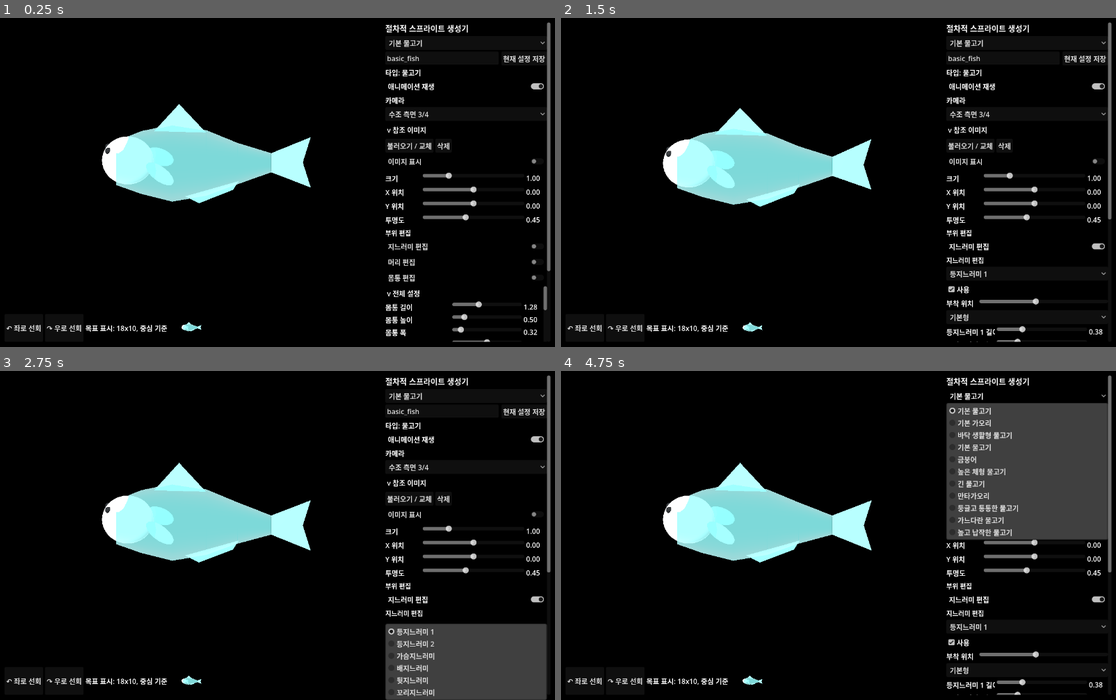
Above: before the commit, frames 1-4 (two rows, left to right).
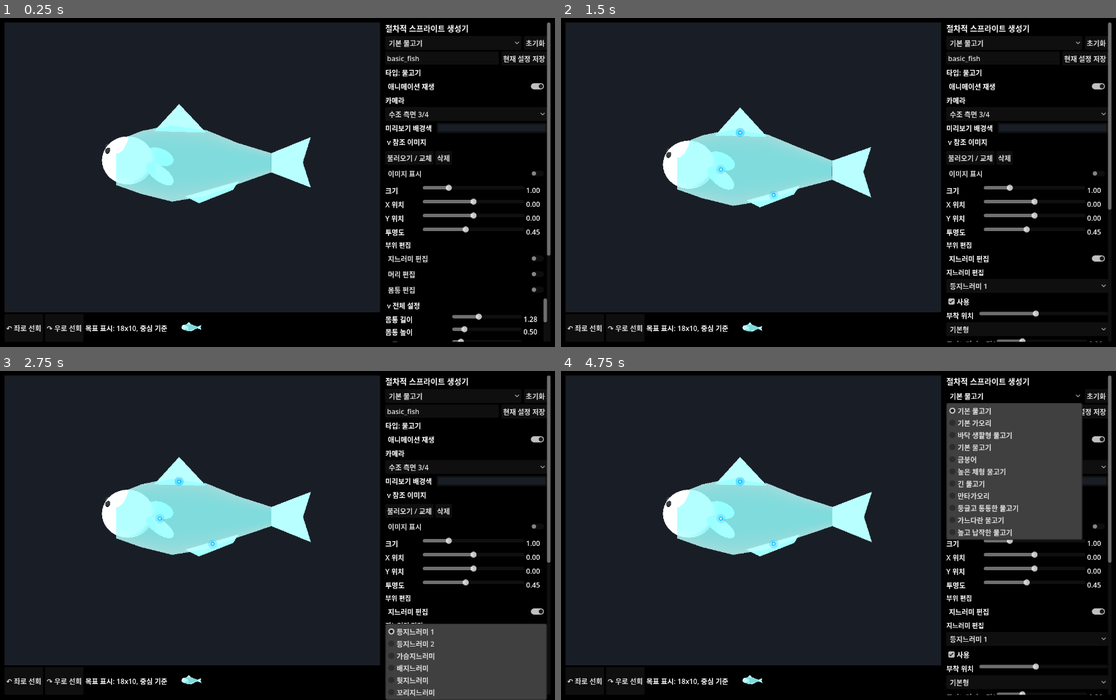
Above: after the commit, the same moments.

Repository: currywhaleshark/aquarium_sprite_mock-up_generator
Game: Godot game, scene res://scenes/Main.tscn
The game is run twice, just before and just after one commit, with the same random seed, the same clock (stepped at 60 frames per second) and the same inputs.
Inputs (mouse positions are in pixels of both pictures, inside the frame that each line leads up to):
- Up to frame 1 (0.25 s): no input
- Up to frame 2 (1.5 s): click (1093, 44) at 0.5 s, where only the run after the commit has a clickable "초기화"; click "지느러미 편집" at 1.25 s
- Up to frame 3 (2.75 s): click "등지느러미 1" at 2 s
- Up to frame 4 (4.75 s): click "↶ 좌로 선회" at 2.75 s; click "↷ 우로 선회" at 3.5 s; click "기본 물고기" at 4.25 s

The runs differ from the first frame. In frame 1, 57% of the frame differs, in the area x 0-100%, y 1-99%; in frame 2, 57%; in frame 3, 58%; in frame 4, 59%.

Commit message:
feat: implement interactive 2D drag handles, shortcuts, preset reset, in-place UI updating, controls help, and preview background color selector

Diff:
--- /dev/null
+++ b/scripts/ui/DragHandlesOverlay.gd
@@ -0,0 +1,140 @@
+class_name DragHandlesOverlay
+extends Control
+
+const PICK_RADIUS_PX := 28.0
+
+var camera: Camera3D
+var fish: FishRig
+var fin_drag_controller: Node
+
+var draw_fins := false
+var draw_head := false
+
+var hovered_handle := ""
+
+func _ready() -> void:
+	mouse_filter = Control.MOUSE_FILTER_IGNORE
+	# Use process to trigger redraws so we animate smoothly with the fish
+	set_process(true)
+
+func _process(_delta: float) -> void:
+	if not visible:
+		return
+	_update_hovered_handle()
+	queue_redraw()
+
+func _update_hovered_handle() -> void:
+	hovered_handle = ""
+	if camera == null or fish == null or not (draw_fins or draw_head):
+		return
+
+	var mouse_pos := get_local_mouse_position()
+	var points := fish.get_drag_handles()
+	var best_distance := PICK_RADIUS_PX
+
+	# Determine scale factor between viewport size and container size
+	var scale_factor := Vector2.ONE
+	if camera.get_viewport():
+		var vp_size: Vector2 = Vector2(camera.get_viewport().size)
+		if vp_size.x > 0 and vp_size.y > 0:
+			scale_factor = size / vp_size
+
+	for handle_id in points.keys():
+		if not _should_draw_handle(handle_id):
+			continue
+		var world_pos: Vector3 = points[handle_id]
+		var screen_pos := camera.unproject_position(world_pos) * scale_factor
+		var distance := screen_pos.distance_to(mouse_pos)
+		if distance < best_distance:
+			best_distance = distance
+			hovered_handle = String(handle_id)
+
+func _should_draw_handle(handle_id: String) -> bool:
+	if handle_id.begins_with("eye"):
+		return draw_head
+	else:
+		return draw_fins
+
+func _draw() -> void:
+	if camera == null or fish == null or not (draw_fins or draw_head):
+		return
+
+	var font := get_theme_font("font")
+	var font_size := 12
+
+	var points := fish.get_drag_handles()
+	var scale_factor := Vector2.ONE
+	if camera.get_viewport():
+		var vp_size: Vector2 = Vector2(camera.get_viewport().size)
+		if vp_size.x > 0 and vp_size.y > 0:
+			scale_factor = size / vp_size
+
+	var selected_handle: String = String(fin_drag_controller.get("selected_handle") if fin_drag_controller else "")
+
+	for handle_id in points.keys():
+		if not _should_draw_handle(handle_id):
+			continue
+
+		var world_pos: Vector3 = points[handle_id]
+		var screen_pos := camera.unproject_position(world_pos) * scale_factor
+
+		# Determine colors and sizes
+		var is_hovered: bool = (handle_id == hovered_handle)
+		var is_selected: bool = (handle_id == selected_handle)
+
+		var outer_radius := 11.0
+		var inner_radius := 5.0
+		var main_color := Color(0.1, 0.75, 1.0, 0.8) # Neon Cyan
+		var outer_color := Color(0.1, 0.75, 1.0, 0.25)
+
+		if is_selected:
+			main_color = Color(1.0, 0.45, 0.0, 0.95) # Neon Orange
+			outer_color = Color(1.0, 0.45, 0.0, 0.35)
+			outer_radius = 13.0
+			inner_radius = 6.0
+		elif is_hovered:
+			main_color = Color(0.15, 0.9, 0.4, 0.9) # Neon Green
+			outer_color = Color(0.15, 0.9, 0.4, 0.3)
+			outer_radius = 12.0
+			inner_radius = 5.5
+
+		# Draw outer glow circle
+		draw_circle(screen_pos, outer_radius, outer_color)
+		# Draw inner solid circle
+		draw_circle(screen_pos, inner_radius, main_color)
+		# Draw white center dot
+		draw_circle(screen_pos, 2.0, Color.WHITE)
+		# Draw outer ring border
+		draw_arc(screen_pos, outer_radius, 0.0, TAU, 16, Color(1, 1, 1, 0.5 if is_hovered or is_selected else 0.2), 1.0)
+
+		# Tooltip text when hovered or selected
+		if is_hovered or is_selected:
+			var label_text := _get_handle_label(handle_id)
+			var text_size: Vector2 = font.get_string_size(label_text, HORIZONTAL_ALIGNMENT_LEFT, -1, font_size)
+			var text_pos := screen_pos + Vector2(15, 4)
+
+			# Draw background capsule for text readability
+			var rect := Rect2(text_pos - Vector2(6, 16), text_size + Vector2(12, 6))
+			draw_rect(rect, Color(0, 0, 0, 0.7), true, 4.0)
+			draw_rect(rect, main_color, false, 1.0, 4.0)
+
+			# Draw text
+			draw_string(font, text_pos, label_text, HORIZONTAL_ALIGNMENT_LEFT, -1, font_size, Color.WHITE)
+
+func _get_handle_label(handle_id: String) -> String:
+	match handle_id:
+		"eye_l":
+			return "왼쪽 눈"
+		"eye_r":
+			return "오른쪽 눈"
+		"pectoral":
+			return "가슴지느러미"
+		"pelvic":
+			return "배지느러미"
+		"anal":
+			return "뒷지느러미"
+		"dorsal", "dorsal_1":
+			return "등지느러미 1"
+		"dorsal_2":
+			return "등지느러미 2"
+	return handle_id.capitalize()
--- a/scripts/ui/FinEditorPanel.gd
+++ b/scripts/ui/FinEditorPanel.gd
@@ -156,11 +156,23 @@
 	var attach_key := _attach_key(selected_slot)
 	attach_slider.editable = attach_key != ""
 	attach_slider.value = float(parameters.get(attach_key, _default_attach(selected_slot))) if attach_key != "" else 0.5
-	shape_option.clear()
+
 	var shapes: Array = SHAPES.get(selected_slot, ["single"])
-	for shape in shapes:
-		shape_option.add_item(UiText.option(String(shape)))
-		shape_option.set_item_metadata(shape_option.item_count - 1, String(shape))
+	var shape_items_match := true
+	if shape_option.item_count != shapes.size():
+		shape_items_match = false
+	else:
+		for i in range(shapes.size()):
+			if String(shape_option.get_item_metadata(i)) != String(shapes[i]):
+				shape_items_match = false
+				break
+
+	if not shape_items_match:
+		shape_option.clear()
+		for shape in shapes:
+			shape_option.add_item(UiText.option(String(shape)))
+			shape_option.set_item_metadata(shape_option.item_count - 1, String(shape))
+
 	var current_shape := String(parameters.get(_shape_key(selected_slot), shapes[0]))
 	for i in shape_option.item_count:
 		if String(shape_option.get_item_metadata(i)) == current_shape:
@@ -172,9 +184,7 @@
 func _rebuild_numeric_controls() -> void:
 	if numeric_container == null:
 		return
-	for child in numeric_container.get_children():
-		child.queue_free()
-	numeric_sliders.clear()
+
 	var slot_keys: Dictionary = NUMERIC_KEYS.get(selected_slot, {}).duplicate()
 	var current_shape := String(parameters.get(_shape_key(selected_slot), ""))
 	if current_shape == "bezier":
@@ -184,8 +194,29 @@
 		slot_keys[prefix + "p2_x"] = {"min": -1.0, "max": 1.0, "step": 0.01, "fallback": 0.25}
 		slot_keys[prefix + "p2_y"] = {"min": 0.0, "max": 2.0, "step": 0.01, "fallback": 1.0}
 
-	for key in slot_keys.keys():
-		_add_numeric_row(String(key), slot_keys[key])
+	var match_exact := true
+	if numeric_sliders.size() != slot_keys.size():
+		match_exact = false
+	else:
+		for key in slot_keys.keys():
+			if not numeric_sliders.has(key):
+				match_exact = false
+				break
+
+	if match_exact:
+		for key in slot_keys.keys():
+			var widgets: Dictionary = numeric_sliders[key]
+			var slider := widgets["slider"] as HSlider
+			var label := widgets["label"] as Label
+			var value := _numeric_value(String(key), slot_keys[key])
+			slider.value = value
+			label.text = "%.2f" % value
+	else:
+		for child in numeric_container.get_children():
+			child.queue_free()
+		numeric_sliders.clear()
+		for key in slot_keys.keys():
+			_add_numeric_row(String(key), slot_keys[key])
 
 func _add_numeric_row(key: String, config: Dictionary) -> void:
 	var widgets := UiRows.add_labeled_slider(numeric_container, UiText.parameter(key), {
--- a/scripts/ui/FishFinDragController.gd
+++ b/scripts/ui/FishFinDragController.gd
@@ -87,14 +87,21 @@
 		_release()
 
 func _handle_mouse_motion(event: InputEventMouseMotion) -> void:
-	if selected_handle == "":
-		return
-	_drag_live(selected_handle, event.relative)
-	input_control.accept_event()
+	if selected_handle != "":
+		_drag_live(selected_handle, event.relative)
+		input_control.accept_event()
+	else:
+		var hover := _pick_handle(event.position)
+		if hover != "":
+			input_control.mouse_default_cursor_shape = Control.CURSOR_POINTING_HAND
+		else:
+			input_control.mouse_default_cursor_shape = Control.CURSOR_ARROW
 
 func _release() -> void:
 	selected_handle = ""
 	_set_camera_suppressed(false)
+	if input_control:
+		input_control.mouse_default_cursor_shape = Control.CURSOR_ARROW
 
 func _set_camera_suppressed(value: bool) -> void:
 	if camera_controller and camera_controller.has_method("set_drag_suppressed"):
--- a/scripts/ui/Main.gd
+++ b/scripts/ui/Main.gd
@@ -16,6 +16,7 @@
 const CameraPresetScript := preload("res://scripts/render/CameraPreset.gd")
 const BodyProfileScript := preload("res://scripts/creature/BodyProfile.gd")
 const UiText := preload("res://scripts/ui/UiText.gd")
+const DragHandlesOverlayScript := preload("res://scripts/ui/DragHandlesOverlay.gd")
 
 const TURN_PREVIEW_DURATION := 0.45
 
@@ -28,6 +29,8 @@
 var camera: Camera3D
 var camera_controller: Node
 var fin_drag_controller: Node
+var drag_handles_overlay: Control
+var preview_bg: ColorRect
 var world_root: Node3D
 var current_rig: CreatureRig
 var presets: Array[Dictionary] = []
@@ -91,6 +94,12 @@
 	preview_stack.resized.connect(_update_reference_overlay_transform)
 	preview_column.add_child(preview_stack)
 
+	preview_bg = ColorRect.new()
+	preview_bg.name = "PreviewBg"
+	preview_bg.color = Color(0.1, 0.12, 0.15, 1.0)
+	preview_bg.set_anchors_and_offsets_preset(Control.PRESET_FULL_RECT)
+	preview_stack.add_child(preview_bg)
+
 	viewport_container = SubViewportContainer.new()
 	viewport_container.name = "ViewportContainer"
 	viewport_container.stretch = true
@@ -106,6 +115,12 @@
 	viewport.transparent_bg = true
 	viewport.render_target_update_mode = SubViewport.UPDATE_ALWAYS
 	viewport_container.add_child(viewport)
+
+	drag_handles_overlay = DragHandlesOverlayScript.new()
+	drag_handles_overlay.name = "DragHandlesOverlay"
+	drag_handles_overlay.set_anchors_and_offsets_preset(Control.PRESET_FULL_RECT)
+	drag_handles_overlay.visible = false
+	preview_stack.add_child(drag_handles_overlay)
 
 	reference_overlay = TextureRect.new()
 	reference_overlay.name = "ReferenceImageOverlay"
@@ -153,9 +168,21 @@
 	title.add_theme_font_size_override("font_size", 18)
 	side.add_child(title)
 
+	var preset_row := HBoxContainer.new()
+	preset_row.add_theme_constant_override("separation", 6)
+	side.add_child(preset_row)
+
 	preset_option = OptionButton.new()
+	preset_option.size_flags_horizontal = Control.SIZE_EXPAND_FILL
 	preset_option.item_selected.connect(_load_preset)
-	side.add_child(preset_option)
+	preset_row.add_child(preset_option)
+
+	var reset_preset_button := Button.new()
+	reset_preset_button.text = "초기화"
+	reset_preset_button.pressed.connect(func() -> void:
+		_load_preset(preset_option.selected)
+	)
+	preset_row.add_child(reset_preset_button)
 
 	var preset_save_row := HBoxContainer.new()
 	preset_save_row.add_theme_constant_override("separation", 6)
@@ -191,6 +218,24 @@
 	)
 	side.add_child(controls)
 
+	var bg_color_row := HBoxContainer.new()
+	bg_color_row.add_theme_constant_override("separation", 6)
+	side.add_child(bg_color_row)
+
+	var bg_label := Label.new()
+	bg_label.text = "미리보기 배경색"
+	bg_label.custom_minimum_size = Vector2(112, 0)
+	bg_color_row.add_child(bg_label)
+
+	var bg_picker := ColorPickerButton.new()
+	bg_picker.color = Color(0.1, 0.12, 0.15, 1.0)
+	bg_picker.size_flags_horizontal = Control.SIZE_EXPAND_FILL
+	bg_picker.color_changed.connect(func(color: Color) -> void:
+		if preview_bg:
+			preview_bg.color = color
+	)
+	bg_color_row.add_child(bg_picker)
+
 	reference_image_panel = ReferenceImagePanelScript.new()
 	reference_image_panel.reference_changed.connect(func(settings: Dictionary) -> void:
 		_on_reference_image_changed(settings)
@@ -254,6 +299,38 @@
 	export_panel = ExportPanelScript.new()
 	export_panel.export_requested.connect(_export_current)
 	side.add_child(export_panel)
+
+	var help_title := Button.new()
+	help_title.text = "> 조작 도움말"
+	help_title.toggle_mode = true
+	help_title.alignment = HORIZONTAL_ALIGNMENT_LEFT
+	side.add_child(help_title)
+
+	var help_body := VBoxContainer.new()
+	help_body.visible = false
+	help_body.add_theme_constant_override("separation", 2)
+	side.add_child(help_body)
+
+	help_title.toggled.connect(func(opened: bool) -> void:
+		help_body.visible = opened
+		help_title.text = "%s 조작 도움말" % ["v" if opened else ">"]
+	)
+
+	var help_items := [
+		"마우스 좌클릭 드래그: 카메라 회전 / 드래그 핸들 이동",
+		"마우스 휠클릭 드래그: 카메라 평행 이동 (Pan)",
+		"마우스 휠 스크롤: 카메라 줌 (Zoom)",
+		"Space 키: 애니메이션 재생 / 일시정지",
+		"R 키: 카메라 뷰 방향/줌 초기화",
+		"1, 2, 3 키: 편집 모드 전환 (1:몸통, 2:지느러미, 3:머리)",
+		"Shift 키 누른 채 드래그: 슬라이더 값 미세 조절"
+	]
+	for item in help_items:
+		var item_label := Label.new()
+		item_label.text = "• " + item
+		item_label.autowrap_mode = TextServer.AUTOWRAP_WORD_SMART
+		item_label.add_theme_font_size_override("font_size", 11)
+		help_body.add_child(item_label)
 
 func _build_preview_world() -> void:
 	world_root = Node3D.new()
@@ -286,6 +363,9 @@
 	fin_drag_controller.call("bind_camera", camera)
 	fin_drag_controller.call("bind_camera_controller", camera_controller)
 	fin_drag_controller.call("bind_input_control", viewport_container)
+	if drag_handles_overlay:
+		drag_handles_overlay.camera = camera
+		drag_handles_overlay.fin_drag_controller = fin_drag_controller
 	fin_drag_controller.parameters_changed.connect(func(parameters: Dictionary) -> void:
 		_apply_parameters_from_editor(parameters)
 	)
@@ -406,6 +486,9 @@
 	if _is_fish():
 		fin_drag_controller.call("bind_fish", current_rig)
 		fin_drag_controller.call("set_enabled", true)
+		if drag_handles_overlay:
+			drag_handles_overlay.fish = current_rig as FishRig
+			_update_overlay_visibility()
 		if fin_edit_toggle:
 			fin_edit_toggle.disabled = false
 		if head_edit_toggle:
@@ -415,6 +498,9 @@
 	else:
 		fin_drag_controller.call("bind_fish", null)
 		fin_drag_controller.call("set_enabled", false)
+		if drag_handles_overlay:
+			drag_handles_overlay.fish = null
+			_update_overlay_visibility()
 		var fish_rig := current_rig as FishRig
 		if fish_rig:
 			fish_rig.set_ring_editor_enabled(false)
@@ -554,6 +640,7 @@
 	if current_rig:
 		current_rig.rotation_degrees.y = 0.0
 		_set_turn_preview_parameters(0.0, 1)
+	_apply_camera()
 
 func _start_preview_turn(step: int) -> void:
 	if current_rig == null:
@@ -629,6 +716,9 @@
 		fish_rig.set_ring_editor_enabled(false)
 	if enabled:
 		_select_exclusive_edit_toggle(fin_edit_toggle)
+	if drag_handles_overlay:
+		drag_handles_overlay.draw_fins = enabled
+		_update_overlay_visibility()
 	_sync_edit_input_state()
 
 func _set_head_edit_enabled(enabled: bool) -> void:
@@ -639,6 +729,9 @@
 		fish_rig.set_ring_editor_enabled(false)
 	if enabled:
 		_select_exclusive_edit_toggle(head_edit_toggle)
+	if drag_handles_overlay:
+		drag_handles_overlay.draw_head = enabled
+		_update_overlay_visibility()
 	_sync_edit_input_state()
 
 func _set_body_edit_enabled(enabled: bool) -> void:
@@ -689,3 +782,30 @@
 func _sync_edit_input_state() -> void:
 	if camera_controller:
 		camera_controller.set("input_enabled", true)
+
+func _update_overlay_visibility() -> void:
+	if drag_handles_overlay:
+		drag_handles_overlay.visible = _is_fish() and (drag_handles_overlay.draw_fins or drag_handles_overlay.draw_head)
+
+func _unhandled_input(event: InputEvent) -> void:
+	if event is InputEventKey and event.pressed and not event.echo:
+		if event.keycode == KEY_SPACE:
+			if playback_toggle:
+				playback_toggle.button_pressed = not playback_toggle.button_pressed
+				get_viewport().set_input_as_handled()
+		elif event.keycode == KEY_R:
+			_reset_preview_direction()
+			get_viewport().set_input_as_handled()
+		elif event.keycode >= KEY_1 and event.keycode <= KEY_3:
+			var index: int = int(event.keycode) - int(KEY_1)
+			match index:
+				0:
+					if body_edit_toggle and not body_edit_toggle.disabled:
+						body_edit_toggle.button_pressed = not body_edit_toggle.button_pressed
+				1:
+					if fin_edit_toggle and not fin_edit_toggle.disabled:
+						fin_edit_toggle.button_pressed = not fin_edit_toggle.button_pressed
+				2:
+					if head_edit_toggle and not head_edit_toggle.disabled:
+						head_edit_toggle.button_pressed = not head_edit_toggle.button_pressed
+			get_viewport().set_input_as_handled()
--- a/scripts/ui/ParameterPanel.gd
+++ b/scripts/ui/ParameterPanel.gd
@@ -11,6 +11,11 @@
 var container: VBoxContainer
 var section_bodies: Dictionary = {}
 var collapsed_sections: Dictionary = {}
+var sliders := {}
+var color_pickers := {}
+var option_buttons := {}
+var labels := {}
+var _updating_values := false
 
 const HIDDEN_BODY_PROFILE_KEYS := {
 	"body_profile": true,
@@ -97,12 +102,33 @@
 	add_child(container)
 
 func set_parameters(new_parameters: Dictionary) -> void:
+	var keys_changed := false
+	if new_parameters.size() != parameters.size():
+		keys_changed = true
+	else:
+		for k in new_parameters.keys():
+			if not parameters.has(k):
+				keys_changed = true
+				break
+
 	parameters = new_parameters.duplicate(true)
 	if container == null:
 		return
+
+	if keys_changed or container.get_child_count() == 0:
+		_build_controls()
+	else:
+		_update_control_values()
+
+func _build_controls() -> void:
 	for child in container.get_children():
 		child.queue_free()
 	section_bodies.clear()
+	sliders.clear()
+	color_pickers.clear()
+	option_buttons.clear()
+	labels.clear()
+
 	for key in parameters.keys():
 		if _should_hide_key(String(key)):
 			continue
@@ -114,6 +140,26 @@
 			_add_color_row(section_body, String(key), _color_from_value(value))
 		elif typeof(value) == TYPE_STRING and _is_option_parameter(String(key)):
 			_add_option_row(section_body, String(key), String(value))
+
+func _update_control_values() -> void:
+	_updating_values = true
+	for key in parameters.keys():
+		var value: Variant = parameters[key]
+		if sliders.has(key):
+			var slider := sliders[key] as HSlider
+			slider.value = float(value)
+			var label := labels[key] as Label
+			if label:
+				label.text = "%.2f" % float(value)
+		elif color_pickers.has(key):
+			var picker := color_pickers[key] as ColorPickerButton
+			picker.color = _color_from_value(value)
+		elif option_buttons.has(key):
+			var option := option_buttons[key] as OptionButton
+			var options := _options_for_key(key)
+			var selected_index := options.find(String(value))
+			option.select(maxi(selected_index, 0))
+	_updating_values = false
 
 func get_section_body(section_name: String) -> VBoxContainer:
 	return section_bodies.get(section_name, null)
@@ -171,7 +217,12 @@
 	})
 	var slider := widgets["slider"] as HSlider
 	var value_label := widgets["value_label"] as Label
+	sliders[key] = slider
+	labels[key] = value_label
+
 	slider.value_changed.connect(func(new_value: float) -> void:
+		if _updating_values:
+			return
 		parameters[key] = new_value
 		value_label.text = "%.2f" % new_value
 		parameters_changed.emit(parameters.duplicate(true))
@@ -189,7 +240,11 @@
 	picker.color = color
 	picker.size_flags_horizontal = Control.SIZE_EXPAND_FILL
 	row.add_child(picker)
+	color_pickers[key] = picker
+
 	picker.color_changed.connect(func(new_color: Color) -> void:
+		if _updating_values:
+			return
 		parameters[key] = "#%s" % new_color.to_html(false)
 		parameters_changed.emit(parameters.duplicate(true))
 	)
@@ -212,7 +267,11 @@
 	var selected_index := options.find(value)
 	option.select(maxi(selected_index, 0))
 	row.add_child(option)
+	option_buttons[key] = option
+
 	option.item_selected.connect(func(index: int) -> void:
+		if _updating_values:
+			return
 		var selected := String(option.get_item_metadata(index))
 		parameters[key] = selected
 		if key == "swim_mode":
